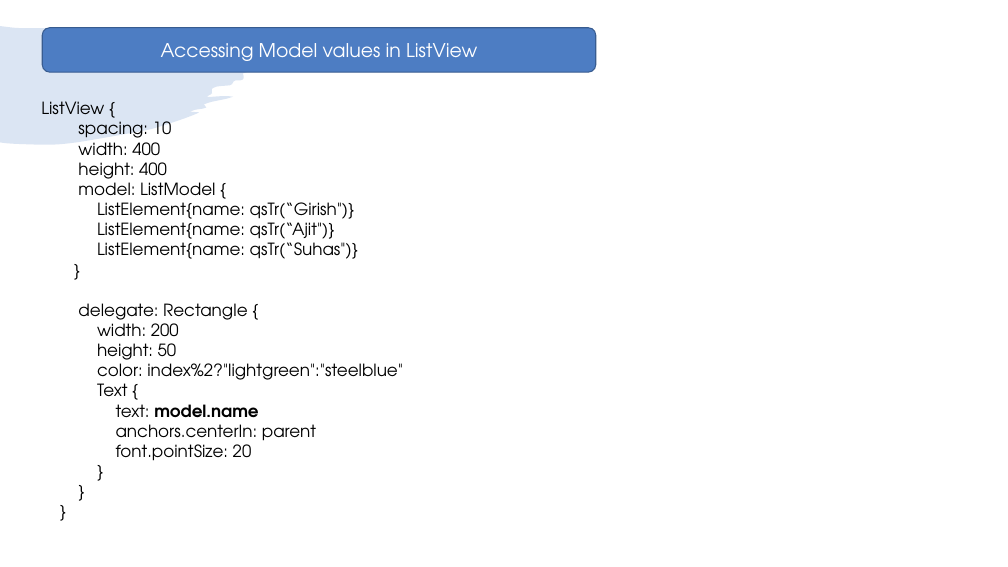
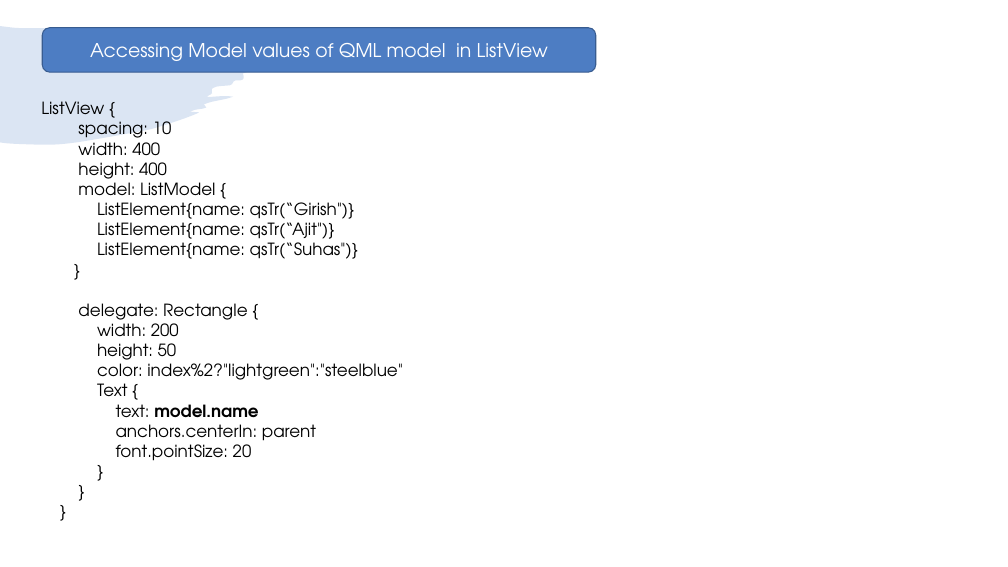
Before and after one commit to girishlande/QtProjects, a slide deck: slide 18 of learnings.pptx. Drawn at 1008x567 pixels with LibreOffice and Linux fonts; fonts in the diff are those of the drawing. Boxes give left, top, right and bottom in pixels: in the first picture for what was removed or moved away, otherwise in the second. Text is boxed around its words. In the diff, an @@ line names an element or a change of style, - is before the commit and + after.

```diff
--- a/learnings.pptx
+++ b/learnings.pptx
@@ text in rounded rectangle at box(90, 43, 548, 61): text changed @@
-Accessing Model values in ListView
+Accessing Model values of QML model in ListView
```
Also in this commit, not shown: 2 other slides changed, 1 slide added, 1 slide removed, 35 other files.
